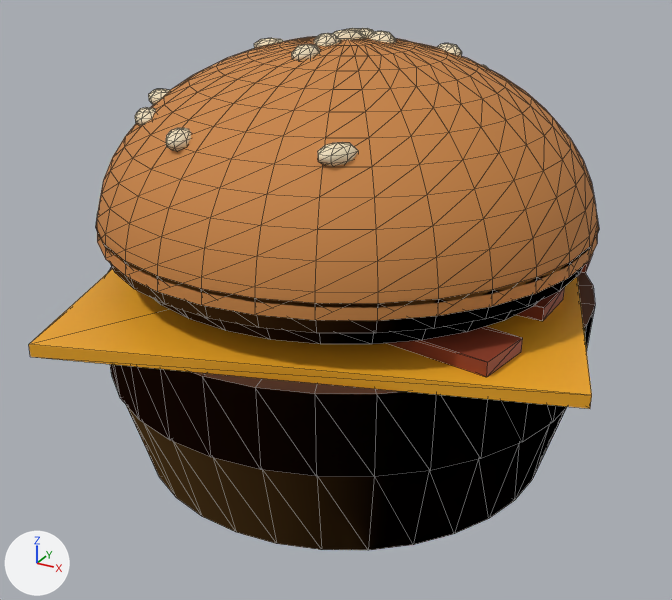
What one commit did to the glTF model public/modelos/burger-res-dulce.glb.
Rendered twice from a 50 mm lens placed at (0.1206, -0.2256, 0.1558), pointed at (0.0004, -0.007, 0.0465). Every picture has the same lights, and +X, +Y and +Z are marked at lower left. The first picture is the older version. Mesh edges are drawn as thin lines. Vertices at exactly the same position are counted once.

Script lines for the objects in view, before the commit:
```python
me_mesh_0 = bpy.data.meshes.new('Mesh_0')
me_mesh_0.from_pydata(...)  # 1174 vertices, 2160 faces; spans x -0.084..0.084, y -0.084..0.084, z 0.0..0.122
# faces by material slot: [128, 128, 12, 36, 128, 832, 896]
me_mesh_0.materials.append(mat_pan)  # orange #d9a05b
me_mesh_0.materials.append(mat_carne)  # brown #4e2a17
me_mesh_0.materials.append(mat_queso)  # orange #f0a81e
me_mesh_0.materials.append(mat_tocineta)  # brown #8e3b22
me_mesh_0.materials.append(mat_cebollacaramelizada)  # brown #9c5f22
me_mesh_0.materials.append(mat_pandorado)  # orange #c98443
me_mesh_0.materials.append(mat_ajonjoli)  # beige #f3e2be
ob_mesh_0 = bpy.data.objects.new('Mesh_0', me_mesh_0)
ob_mesh_0.location = (0.0, 0.0, 0.0)
```
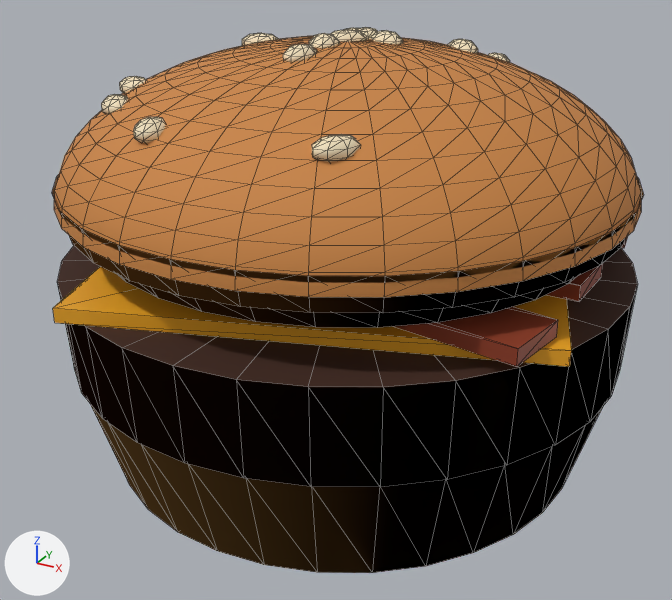
Boxes (x1, y1, x2, y2) around the edits, measured in the pictures (672 x 600 px; the box of a moved part takes in the faces that stretch with it):
'Mesh_0', reshaped: before (29, 28, 599, 550); after (52, 27, 644, 573)
part 1 of me_mesh_0, moved or reshaped: before (108, 266, 595, 550); after (57, 246, 638, 573)
part 2 of me_mesh_0, moved or reshaped: before (29, 269, 592, 409); after (53, 266, 571, 367)
part 3 of me_mesh_0, moved or reshaped: before (581, 254, 593, 273); after (621, 236, 628, 248)
part 4 of me_mesh_0, moved or reshaped: before (517, 287, 565, 321); after (547, 264, 603, 302)
part 5 of me_mesh_0, moved or reshaped: before (388, 326, 523, 377); after (393, 307, 558, 367)
part 6 of me_mesh_0, moved or reshaped: before (96, 221, 599, 344); after (52, 175, 644, 328)
part 7 of me_mesh_0, moved or reshaped: before (97, 36, 598, 321); after (54, 36, 641, 297)
part 8 of me_mesh_0, moved or reshaped: before (135, 107, 156, 125); after (101, 94, 128, 114)
part 9 of me_mesh_0, moved or reshaped: before (148, 89, 170, 105); after (119, 76, 146, 93)
part 10 of me_mesh_0, moved or reshaped: before (314, 33, 341, 46); after (309, 33, 340, 48)
part 11 of me_mesh_0, moved or reshaped: before (368, 31, 396, 43); after (371, 30, 403, 45)
part 12 of me_mesh_0, moved or reshaped: before (318, 142, 358, 166); after (312, 134, 361, 162)
part 13 of me_mesh_0, moved or reshaped: before (254, 38, 283, 48); after (242, 33, 278, 46)
part 14 of me_mesh_0, moved or reshaped: before (291, 44, 320, 61); after (283, 44, 317, 62)
part 15 of me_mesh_0, moved or reshaped: before (166, 128, 191, 151); after (133, 117, 166, 143)
part 16 of me_mesh_0, moved or reshaped: before (437, 43, 462, 57); after (447, 39, 478, 53)
part 17 of me_mesh_0, moved or reshaped: before (359, 28, 374, 38); after (361, 27, 378, 40)
part 18 of me_mesh_0, moved or reshaped (not visible before): after (488, 53, 510, 62)
part 19 of me_mesh_0, moved or reshaped (mostly hidden): before (332, 31, 364, 38); after (331, 32, 366, 40)

The change in detail:
me_mesh_0 is used by ob_mesh_0; location (0.0, 0.0, 0.0).
me_mesh_0 had 1174 vertices, 2160 faces and spanned x -0.084..0.084, y -0.084..0.084, z 0.0..0.122.
me_mesh_0 now has 1174 vertices, 2160 faces and spans x -0.082..0.082, y -0.082..0.082, z 0.0..0.122.
me_mesh_0 part 1: the loose piece of 135 vertices spanning x -0.071..0.071, y -0.071..0.071, z 0.0..0.052 is scaled about the mesh origin by 1.14.
me_mesh_0 part 2: the loose piece of 8 vertices spanning x -0.084..0.084, y -0.084..0.084, z 0.052..0.055 is scaled about the mesh origin by (0.926, 0.926, 1.14).
me_mesh_0 part 3: the loose piece of 8 vertices spanning x -0.063..0.063, y 0.011..0.044, z 0.055..0.059 is scaled about the mesh origin by 1.14.
me_mesh_0 part 4: the loose piece of 8 vertices spanning x -0.063..0.063, y -0.011..0.011, z 0.055..0.059 is scaled about the mesh origin by 1.14.
me_mesh_0 part 5: the loose piece of 8 vertices spanning x -0.063..0.063, y -0.046..-0.008, z 0.055..0.059 is scaled about the mesh origin by 1.14.
me_mesh_0 part 6: the loose piece of 134 vertices spanning x -0.07..0.07, y -0.07..0.07, z 0.059..0.073 is scaled about the mesh origin by 1.14.
me_mesh_0 part 7: the loose piece of 397 vertices spanning x -0.07..0.07, y -0.07..0.07, z 0.069..0.12 is scaled about its middle by (1.14, 1.14, 0.794), then moved by (0.0, 0.0, 0.005).
me_mesh_0 part 8: the loose piece of 34 vertices spanning x -0.045..-0.036, y -0.04..-0.031, z 0.099..0.104 is moved by (-0.006, -0.005, 0.003).
me_mesh_0 part 9: the loose piece of 34 vertices spanning x -0.051..-0.042, y -0.025..-0.018, z 0.101..0.106 is moved by (-0.007, -0.003, 0.003).
me_mesh_0 part 10: the loose piece of 34 vertices spanning x -0.007..0.001, y -0.011..-0.001, z 0.117..0.122 is moved by (0.0, -0.001, 0.0).
me_mesh_0 part 11: the loose piece of 34 vertices spanning x 0.003..0.012, y 0.002..0.01, z 0.116..0.122 is moved by (0.001, 0.001, 0.0).
me_mesh_0 part 12: the loose piece of 34 vertices spanning x 0.019..0.027, y -0.052..-0.042, z 0.1..0.105 is moved by (0.003, -0.007, 0.003).
me_mesh_0 part 13: the loose piece of 34 vertices spanning x -0.034..-0.024, y 0.004..0.011, z 0.112..0.117 is moved by (-0.004, 0.001, 0.001).
me_mesh_0 part 14: the loose piece of 34 vertices spanning x -0.006..0.001, y -0.022..-0.012, z 0.115..0.12 is scaled about its middle by 1.14, then moved by (0.0, -0.002, 0.0).
me_mesh_0 part 15: the loose piece of 34 vertices spanning x -0.022..-0.015, y -0.055..-0.045, z 0.099..0.104 is moved by (-0.003, -0.007, 0.003).
me_mesh_0 part 16: the loose piece of 34 vertices spanning x 0.016..0.025, y 0.017..0.026, z 0.112..0.117 is moved by (0.003, 0.003, 0.001).
me_mesh_0 part 17: the loose piece of 34 vertices spanning x -0.003..0.004, y 0.003..0.013, z 0.116..0.122 is moved by (0.0, 0.001, 0.0).
me_mesh_0 part 18: the loose piece of 34 vertices spanning x 0.018..0.026, y 0.037..0.046, z 0.103..0.109 is moved by (0.003, 0.006, 0.002).
me_mesh_0 part 19: 17 of the vertices in x -0.005..0.003, y -0.003..0.006, z 0.117..0.12 are moved by (0.0, 0.0, -0.001).
Other edits to the shape of me_mesh_0 do not show in these pictures.
